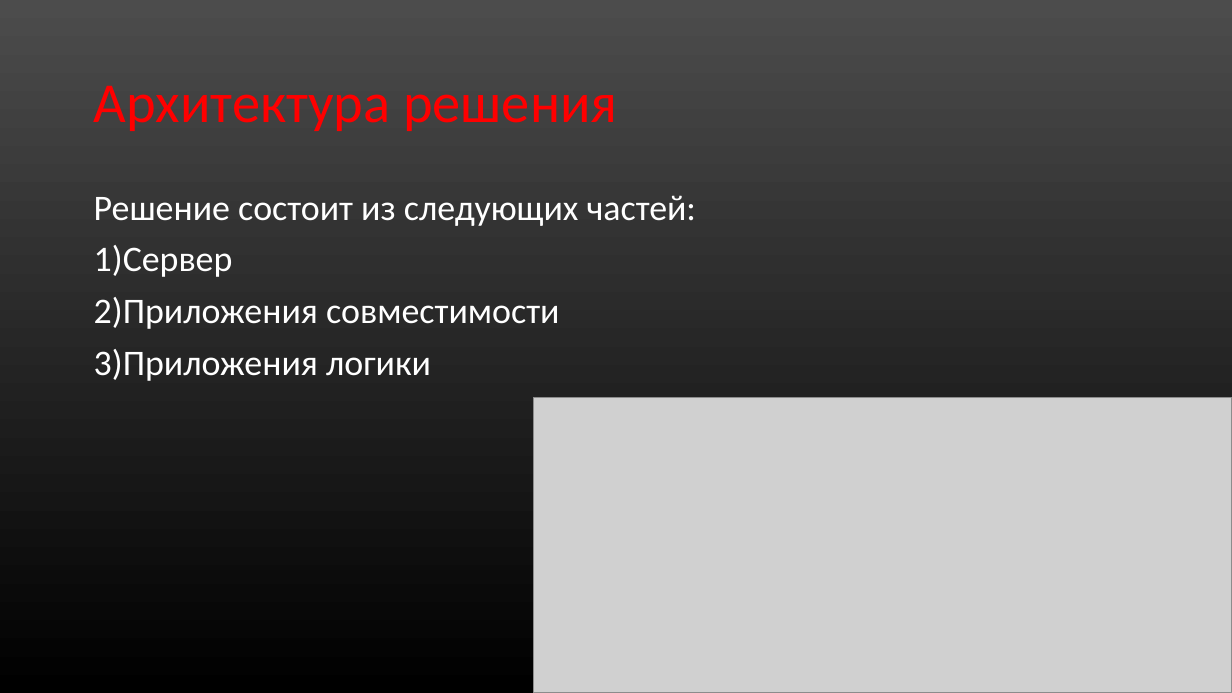
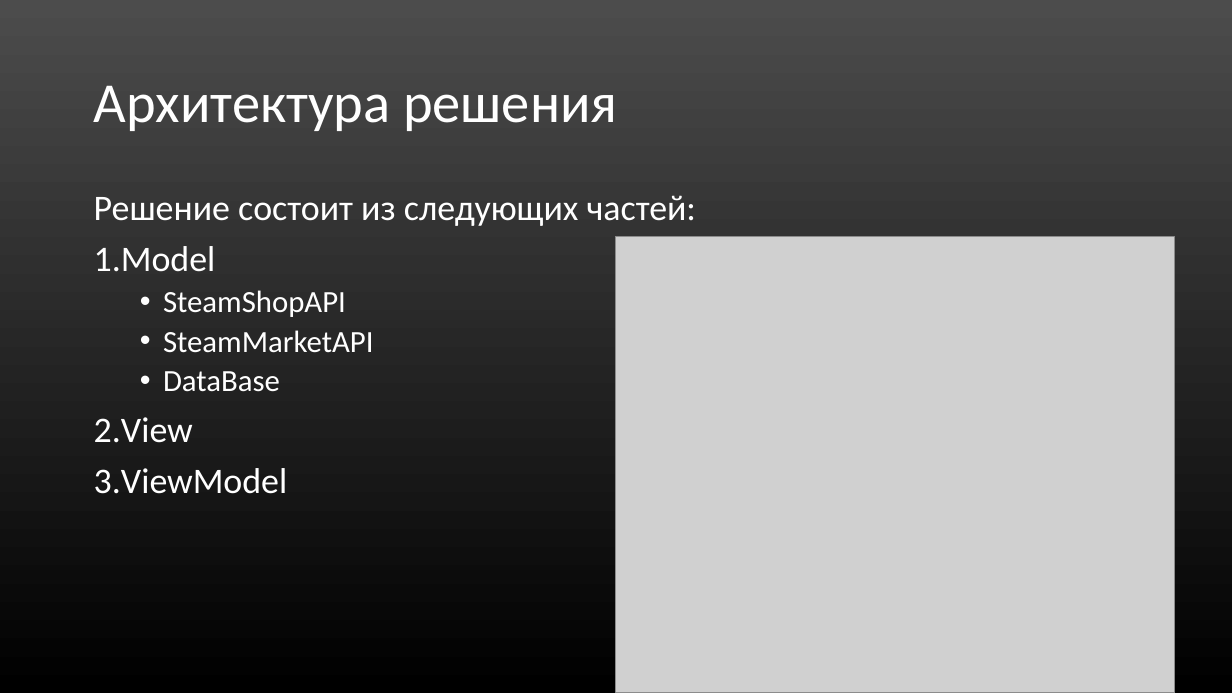
Before and after one commit to Mr-Dm1try/SteamCardsFarmer, a slide deck: slide 5 of Презентация_Помойки.ppt. Drawn at 1232x693 pixels with LibreOffice and Linux fonts; fonts in the diff are those of the drawing; grey boxes stand for pictures. Boxes give left, top, right and bottom in pixels: in the first picture for what was removed or moved away, otherwise in the second. Text is boxed around its words. In the diff, an @@ line names an element or a change of style, - is before the commit and + after.

```diff
--- a/Презентация_Помойки.ppt
+++ b/Презентация_Помойки.ppt
@@ title "Архитектура решения" at (94,85,617,131): text colour #FF0000 to #FFFFFF @@
@@ picture: place and size @@
-picture at (533,397,1231,693)
+picture at (616,236,1175,693)
@@ text at (94,246,373,494): text changed; size 28 to 24 pt @@
-1) Сервер
-2) Приложения совместимости
-3) Приложения логики
+1. Model
+  • SteamShopAPI
+  • SteamMarketAPI
+  • DataBase
+2. View
+3. ViewModel
```
Also in this commit, not shown: 7 other slides changed, 2 slides added, 3 slides removed.
